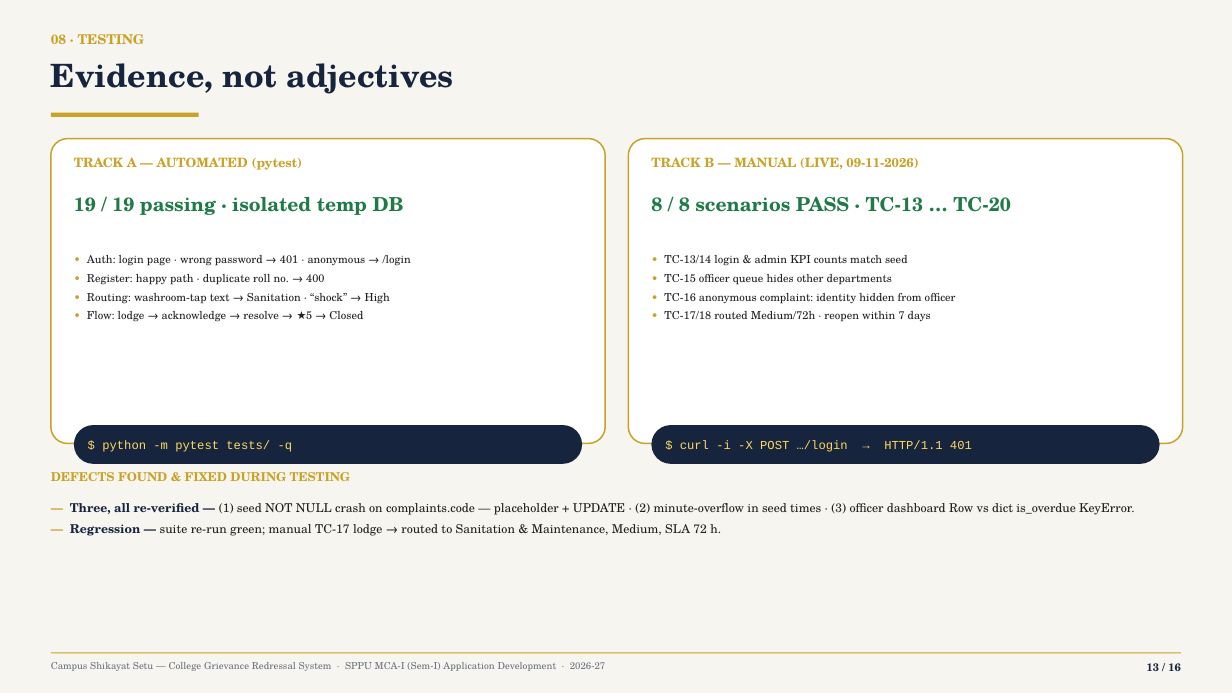
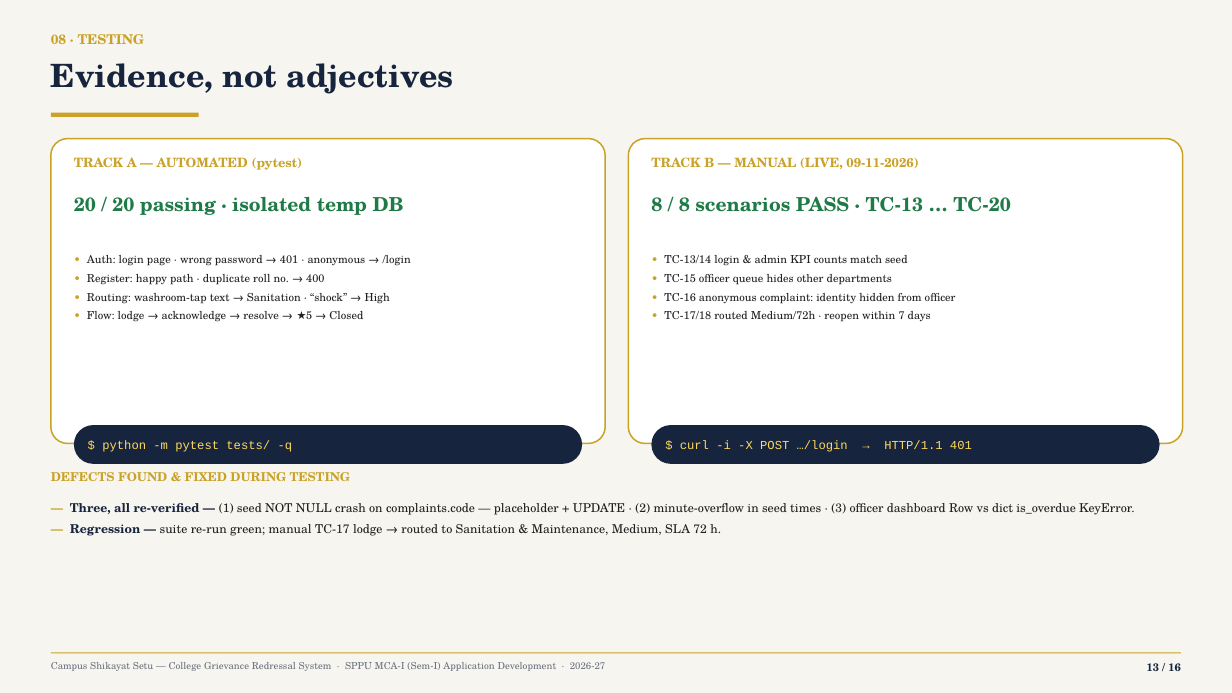
Before and after one commit to Yashwant-git392/Yashwant-git392, a slide deck: slide 13 of shikayat-setu/presentation/CampusShikayatSetu_MCA-Mini-Project_Review.pptx. Drawn at 1232x693 pixels with LibreOffice and Linux fonts; fonts in the diff are those of the drawing. Boxes give left, top, right and bottom in pixels: in the first picture for what was removed or moved away, otherwise in the second. Text is boxed around its words. In the diff, an @@ line names an element or a change of style, - is before the commit and + after.

```diff
--- a/shikayat-setu/presentation/CampusShikayatSetu_MCA-Mini-Project_Review.pptx
+++ b/shikayat-setu/presentation/CampusShikayatSetu_MCA-Mini-Project_Review.pptx
@@ text at <box>74,197,404,215</box>: text changed @@
-19 / 19 passing · isolated temp DB
+20 / 20 passing · isolated temp DB
```
Also in this commit, not shown: 10 other slides changed, 17 other files.
